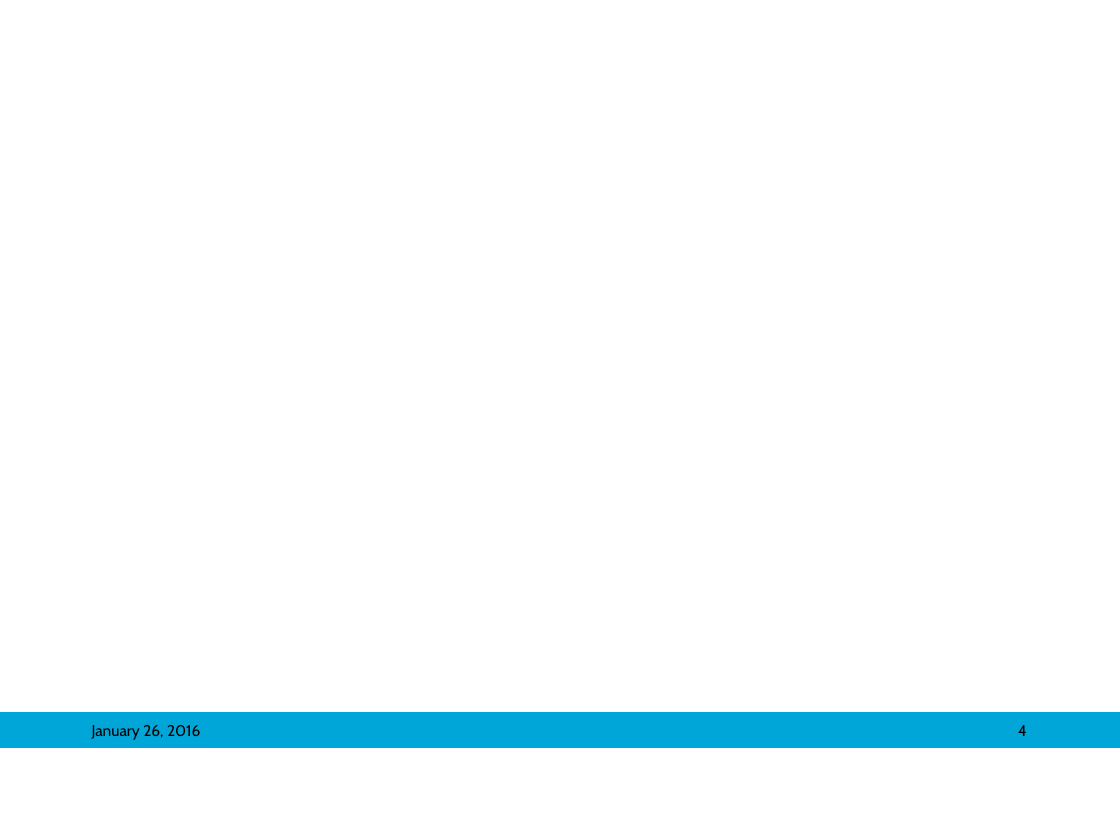
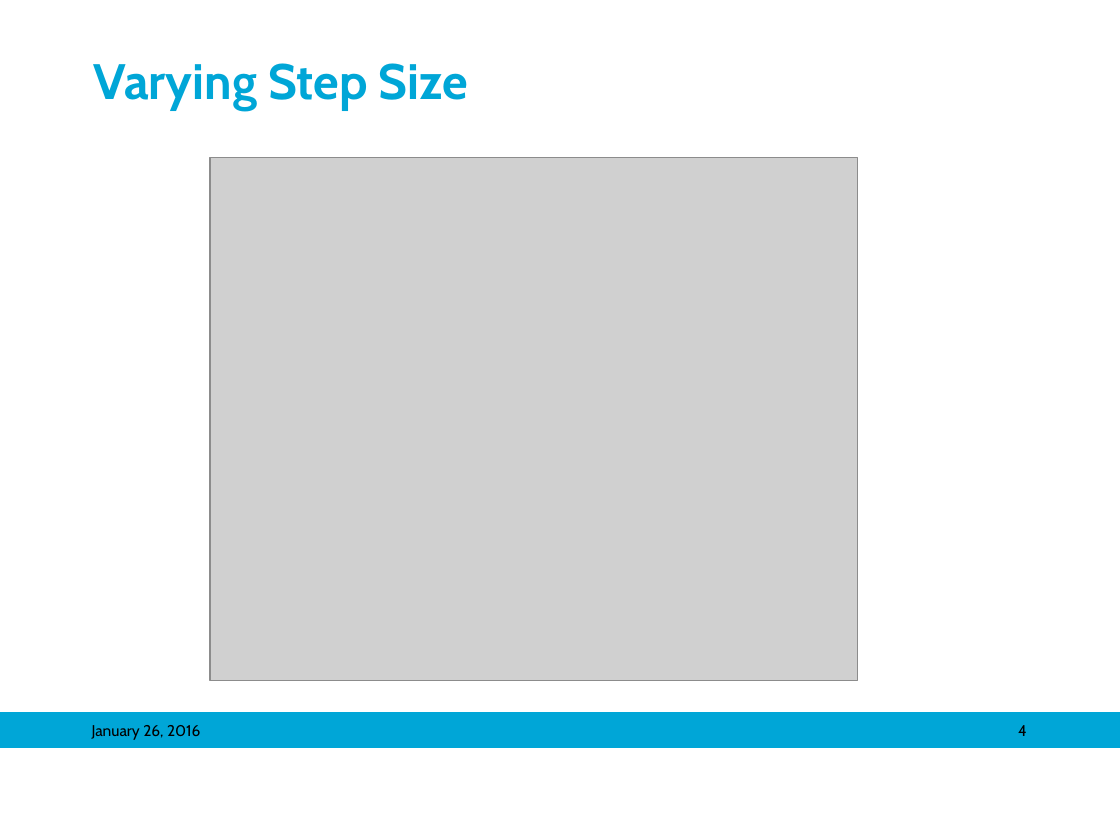
Before and after one commit to mariasv/MM_MedVis_Project, a slide deck: slide 4 of Object Detection in Medical Images.pptx. Drawn at 1120x840 pixels with LibreOffice and Linux fonts; fonts in the diff are those of the drawing; grey boxes stand for pictures; background and template pictures are left out. Boxes give left, top, right and bottom in pixels: in the first picture for what was removed or moved away, otherwise in the second. Text is boxed around its words. In the diff, an @@ line names an element or a change of style, - is before the commit and + after.

```diff
--- a/Object Detection in Medical Images.pptx
+++ b/Object Detection in Medical Images.pptx
@@ title added at (93,63,468,109), 32 pt, text #00A6D7, bold @@
+Varying Step Size
@@ picture added at (209,158,857,681) @@
```
Also in this commit, not shown: 6 slides added.
